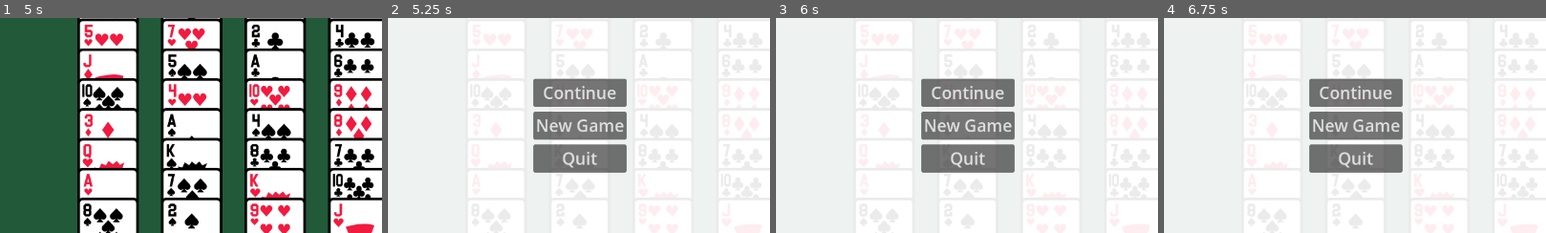
Above: before the commit, frames 1-4 (left to right).
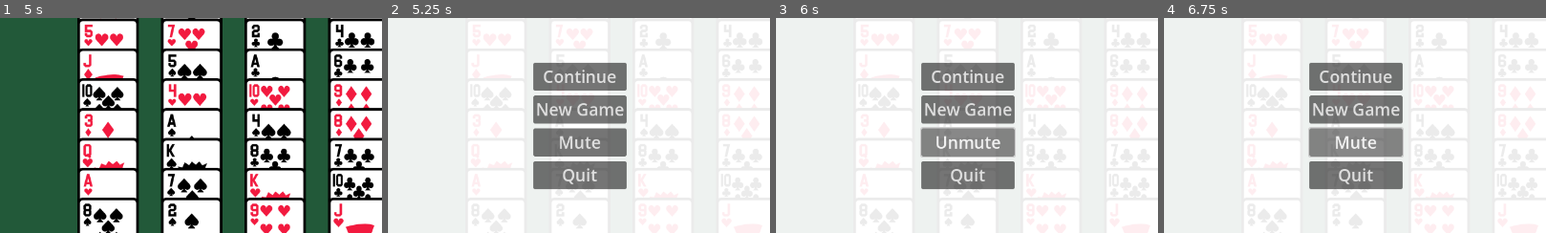
Above: after the commit, the same moments.

Repository: jackgriffiths/miss-cockburn
Game: Godot game, scene res://main/main.tscn
The game is run twice, just before and just after one commit, with the same random seed, the same clock (stepped at 60 frames per second) and the same inputs. Sound files missing from this copy of the repository are replaced by a short silence.
Inputs (mouse positions are % of the whole screen's width and height, from its top left):
- Up to frame 1 (5 s): tap Enter at 0.5 s; move the mouse to (72, 45) at 0.52 s; press the mouse at (72, 45) at 0.53 s; release the mouse at (72, 45) at 1.25 s; drag from (30, 55) to (17, 14) at 1.27 s; move the mouse to (60, 28) at 2.02 s; tap Mouse wheel up (scroll_up) at 2.1 s; click (60, 28) at 2.17 s; drag from (45, 70) to (17, 14) at 2.77 s; move the mouse to (80, 65) at 3.52 s; tap Mouse wheel down (scroll_down) at 3.6 s; click (80, 65) at 3.67 s; tap Space at 4.25 s; drag from (20, 35) to (39, 76) at 4.27 s
- Up to frame 2 (5.25 s): click "Menu" at 5 s
- Up to frame 3 (6 s): click (50, 54) at 5.75 s, where only the run after the commit has a clickable "Mute"
- Up to frame 4 (6.75 s): click (50, 54) at 6.5 s, where only the run after the commit has a clickable "Unmute"
The pictures show only the part of the screen within x 25-75%, y 25-75%; the shares and areas given below are measured in that part.

Frame 1 is identical in both runs. In frame 2, 7.7% of the frame differs, in the area x 38-63%, y 20-80%; in frame 3, 7.7%; in frame 4, 7.6%.

Commit message:
Add mute button

Diff:
--- a/menu/menu.gd
+++ b/menu/menu.gd
@@ -2,15 +2,24 @@
 
 signal new_game_started
 
+const USER_PREFERENCES_PATH = "user://preferences.cfg"
+const AUDIO_PREFERENCES_SECTION = "audio"
+const AUDIO_PREFERENCES_MUTED_KEY = "muted"
+
+var _config = ConfigFile.new()
 @onready var _continue_button: Button = $Content/Column/ContinueButton
 @onready var _new_game_button: Button = $Content/Column/NewGameButton
+@onready var _mute_button: Button = $Content/Column/MuteButton
 @onready var _quit_button: Button = $Content/Column/QuitButton
 
 
 func _ready() -> void:
 	_continue_button.connect("pressed", _continue)
 	_new_game_button.connect("pressed", _new_game)
+	_mute_button.connect("pressed", _toggle_mute)
 	_quit_button.connect("pressed", _quit)
+	_config.load(USER_PREFERENCES_PATH)
+	_apply_audio_preferences()
 
 
 func _input(event: InputEvent) -> void:
@@ -27,5 +36,21 @@
 	visible = false
 
 
+func _apply_audio_preferences():
+	var is_muted = _is_muted()
+	AudioServer.set_bus_mute(0, is_muted)
+	_mute_button.text = "Unmute" if is_muted else "Mute"
+
+
+func _is_muted():
+	return _config.get_value(AUDIO_PREFERENCES_SECTION, AUDIO_PREFERENCES_MUTED_KEY, false)
+
+
+func _toggle_mute():
+	_config.set_value(AUDIO_PREFERENCES_SECTION, AUDIO_PREFERENCES_MUTED_KEY, not _is_muted())
+	_config.save(USER_PREFERENCES_PATH)
+	_apply_audio_preferences()
+
+
 func _quit():
 	get_tree().quit()
--- a/menu/menu.tscn
+++ b/menu/menu.tscn
@@ -37,6 +37,11 @@
 theme_override_font_sizes/font_size = 28
 text = "New Game"
 
+[node name="MuteButton" type="Button" parent="Content/Column"]
+layout_mode = 2
+theme_override_font_sizes/font_size = 28
+text = "Mute"
+
 [node name="QuitButton" type="Button" parent="Content/Column"]
 layout_mode = 2
 theme_override_font_sizes/font_size = 28
